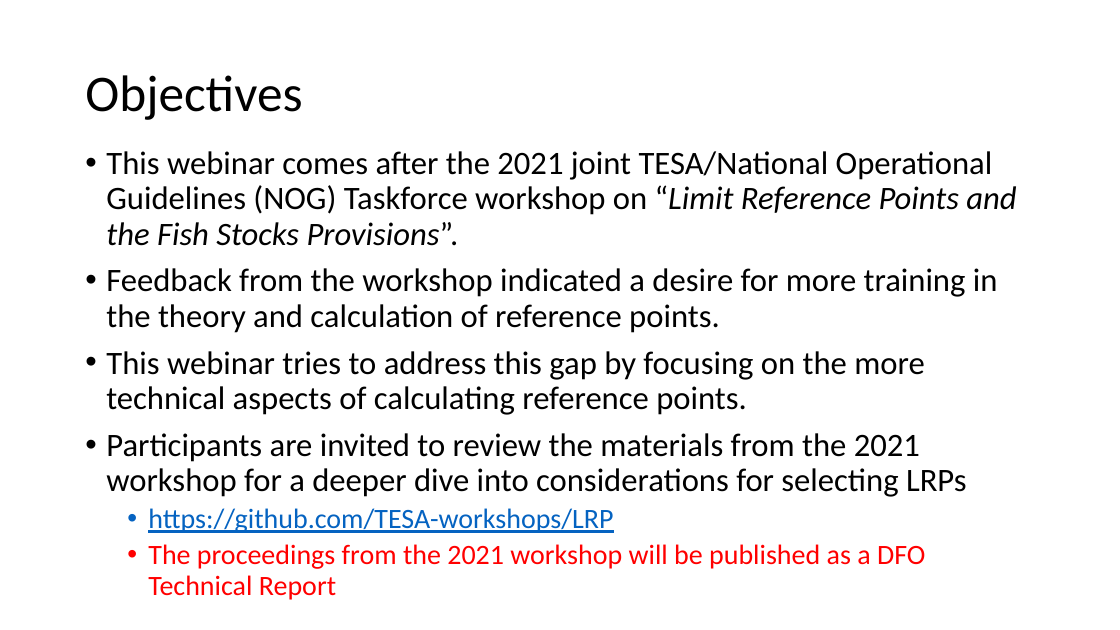
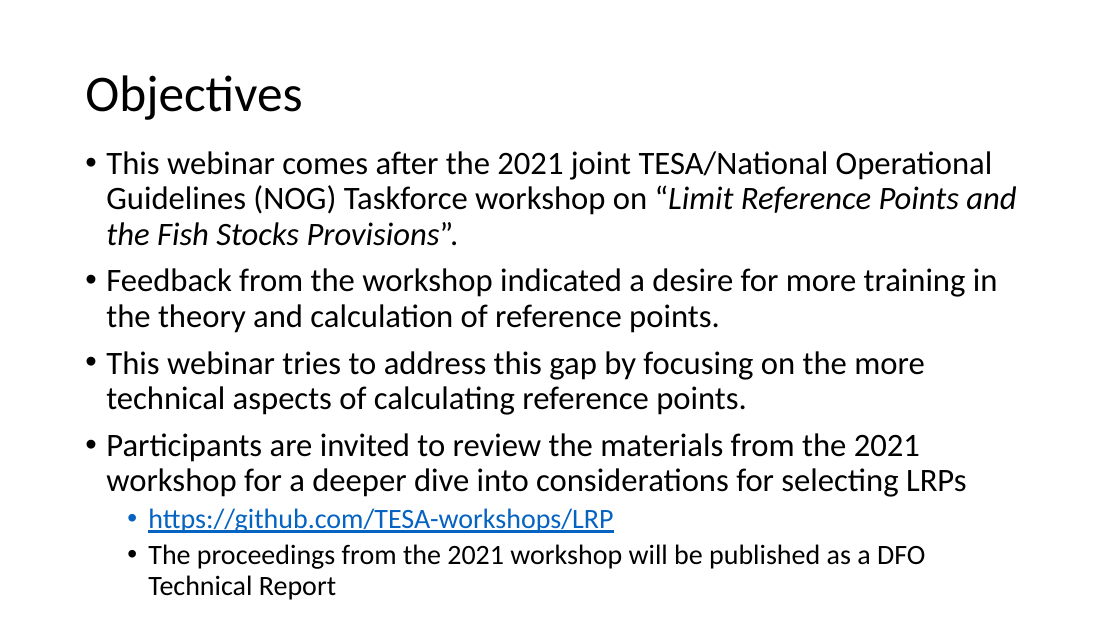
Before and after one commit to TESA-workshops/Ref-Pt-101, a slide deck: slide 2 of RefPt101_221109tb.pptx. Drawn at 1120x630 pixels with LibreOffice and Linux fonts; fonts in the diff are those of the drawing. Boxes give left, top, right and bottom in pixels: in the first picture for what was removed or moved away, otherwise in the second. Text is boxed around its words. In the diff, an @@ line names an element or a change of style, - is before the commit and + after.

```diff
--- a/RefPt101_221109tb.pptx
+++ b/RefPt101_221109tb.pptx
@@ text at (148, 544, 925, 600): text colour #FF0000 to #000000 in "The proceedings from the 2021 workshop will ..." @@
```
Also in this commit, not shown: 10 other slides changed, 6 slides added, 4 slides removed.
